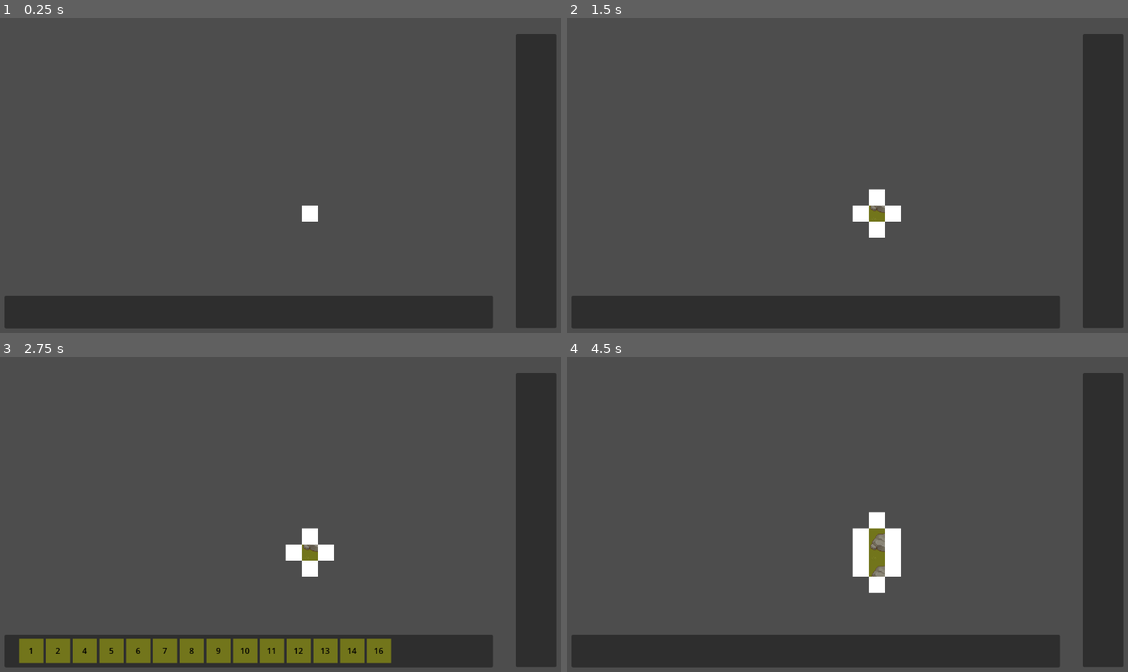
Above: before the commit, frames 1-4 (two rows, left to right).
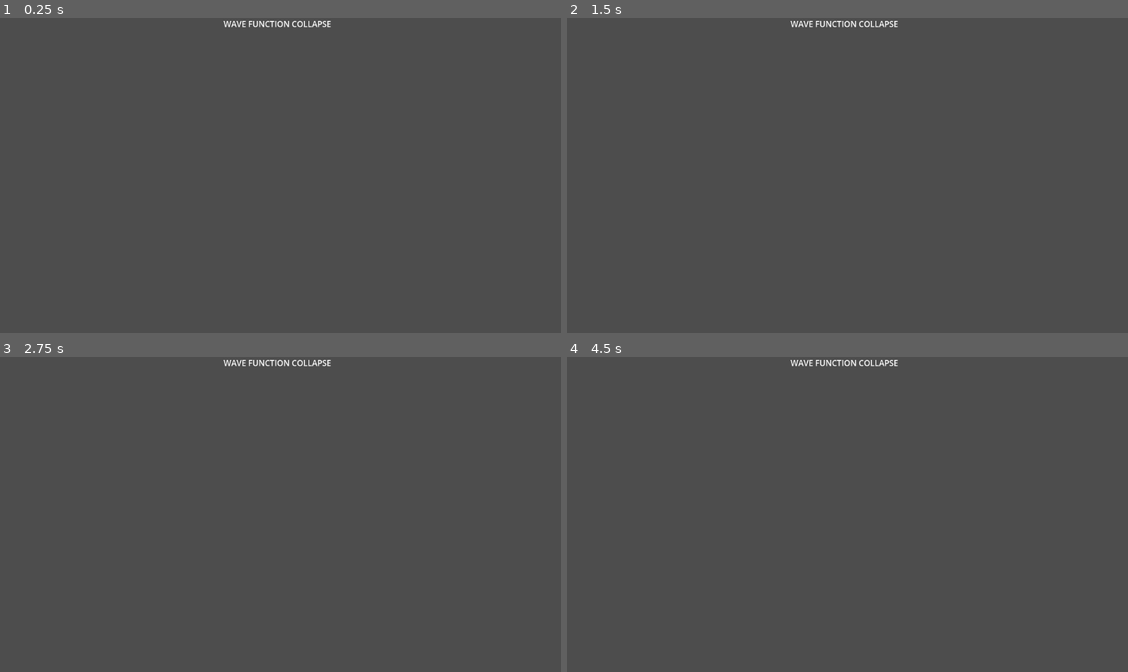
Above: after the commit, the same moments.

Repository: Sketh14/WaveFuncCollapse
Game: Godot game, scene res://Scenes/Main02.tscn
Two runs of this game, one before a commit and one after it. Both use one fixed random seed, a clock stepped at 60 frames per second and the inputs below. Before the commit the project starts from res://Scenes/Main01.tscn.
Inputs (mouse positions are in pixels of both pictures, inside the frame that each line leads up to):
- Up to frame 1 (0.25 s): no input
- Up to frame 2 (1.5 s): tap Enter at 0.5 s; move the mouse to (875, 213) at 0.52 s; press the mouse at (875, 213) at 0.53 s; release the mouse at (875, 213) at 1.25 s; click (589, 310) at 1.27 s
- Up to frame 3 (2.75 s): tap Space at 2 s; move the mouse to (308, 568) at 2.02 s; click (308, 568) at 2.1 s
- Up to frame 4 (4.5 s): click (600, 649) at 2.77 s; tap Enter at 3.5 s; move the mouse to (875, 536) at 3.52 s; press the mouse at (875, 536) at 3.53 s; release the mouse at (875, 536) at 4.25 s; click (600, 649) at 4.27 s

The runs differ from the first frame. In frame 1, 16% of the frame differs, in the area x 0-100%, y 0-99%; in frame 2, 17%; in frame 3, 17%; in frame 4, 18%.

Commit message:
UI_Alt 1
- Scene
	(-) Creating new UI only scene
- Scripts
	(-) Creating Helper
		[=] Helper will consist of all the necessary sub classes
		[=] Moving SuperTileCell | TransposedTileData here
	(-) Creating UniversalConstants
		[=] Moving SocketDirection here

Diff:
--- /dev/null
+++ b/Scenes/Main02.tscn
@@ -0,0 +1,20 @@
+[gd_scene format=3 uid="uid://c6ywmav81o028"]
+
+[node name="Main02" type="Control"]
+layout_mode = 3
+anchors_preset = 15
+anchor_right = 1.0
+anchor_bottom = 1.0
+grow_horizontal = 2
+grow_vertical = 2
+
+[node name="Title" type="Label" parent="."]
+layout_mode = 1
+anchors_preset = 5
+anchor_left = 0.5
+anchor_right = 0.5
+offset_left = -107.0
+offset_right = 107.0
+offset_bottom = 26.0
+grow_horizontal = 2
+text = "WAVE FUNCTION COLLAPSE"
--- /dev/null
+++ b/Scripts/Others/Helper.gd
@@ -0,0 +1,12 @@
+extends Node
+class_name Helper
+
+class SuperTileCell:
+	var collapsed: bool
+	var currentTileIndex: int
+	var tilesAvailable: Array[int]
+
+class TransposedTileData:
+	var tileCoOrdX: int
+	var tileCoOrdY: int
+	var socketDir: UniversalConstants.SocketDirection
--- /dev/null
+++ b/Scripts/UI_Alt/WaveFunctionCollapse2.gd
@@ -0,0 +1,12 @@
+extends Node
+class_name WaveFunctionCollapse2
+
+# Called when the node enters the scene tree for the first time.
+func _ready():
+	var superTileToUse = Helper.SuperTileCell.new()
+	pass # Replace with function body.
+
+
+# Called every frame. 'delta' is the elapsed time since the previous frame.
+func _process(delta):
+	pass
--- /dev/null
+++ b/Scripts/UniversalConstants.gd
@@ -0,0 +1,3 @@
+class_name UniversalConstants
+
+enum SocketDirection {POSITIVEX, NEGATIVEX, POSITIVEY, NEGATIVEY}
--- a/Scripts/WaveFunctionCollapse.gd
+++ b/Scripts/WaveFunctionCollapse.gd
@@ -1,16 +1,5 @@
 extends Node
-
-class SuperTileCell:
-	var collapsed: bool
-	var currentTileIndex: int
-	var tilesAvailable: Array[int]
-
-class TransposedTileData:
-	var tileCoOrdX: int
-	var tileCoOrdY: int
-	var socketDir: SocketDirection
-
-enum SocketDirection {POSITIVEX, NEGATIVEX, POSITIVEY, NEGATIVEY}
+class_name WaveFunctionCollapse
 
 @export var superTilePrefab: Node
 @export var tilePrefabsList: Array[Node2D]
@@ -23,7 +12,7 @@
 # We will access this map as a 1D array only with multiple rows and columns, each index depicting a tile
 # containing superposition tiles.
 # We will go (Dimension * Row + Column)
-var tileMap: Array[SuperTileCell]
+var tileMap: Array[Helper.SuperTileCell]
 
 #This will hold the adjacent list of the neighbous tile whose adjacency is to be checked
 # var tempAdjList : Array[SuperTileCell]
@@ -32,7 +21,7 @@
 var tilesCache: Array[Node]
 
 #Stack that will contain all the tiles that ar to be checked in adjacency
-var tilesToCheckStack: Array[TransposedTileData]
+var tilesToCheckStack: Array[Helper.TransposedTileData]
 
 var debugPrint = "DEBUG PRINT"
 
@@ -87,7 +76,7 @@
 func InitializeData():
 	var totalSize = gridDimension.x * gridDimension.y
 	for valX in totalSize:
-		var tileCell = SuperTileCell.new()
+		var tileCell = Helper.SuperTileCell.new()
 		tileMap.append(tileCell)
 		#Really don't want to do this here
 		for valY in tilePrefabsList.size():
@@ -205,37 +194,37 @@
 	var tempTileData
 
 	# """
-	tempTileData = TransposedTileData.new()
+	tempTileData = Helper.TransposedTileData.new()
 	tempTileData.tileCoOrdX = coOrdX + 1
 	tempTileData.tileCoOrdY = coOrdY
-	tempTileData.socketDir = SocketDirection.POSITIVEX
+	tempTileData.socketDir = UniversalConstants.SocketDirection.POSITIVEX
 	tilesToCheckStack.push_back(tempTileData)
 	CreateSuperTile(coOrdX + 1, coOrdY)
 	# """
 
 	# """
-	tempTileData = TransposedTileData.new()
+	tempTileData = Helper.TransposedTileData.new()
 	tempTileData.tileCoOrdX = coOrdX - 1
 	tempTileData.tileCoOrdY = coOrdY
-	tempTileData.socketDir = SocketDirection.NEGATIVEX
+	tempTileData.socketDir = UniversalConstants.SocketDirection.NEGATIVEX
 	tilesToCheckStack.push_back(tempTileData)
 	CreateSuperTile(coOrdX - 1, coOrdY)
 	# """
 
 	# """
-	tempTileData = TransposedTileData.new()
+	tempTileData = Helper.TransposedTileData.new()
 	tempTileData.tileCoOrdX = coOrdX
 	tempTileData.tileCoOrdY = coOrdY - 1 # To adjust with Godot's Co-Ordinate system
-	tempTileData.socketDir = SocketDirection.POSITIVEY
+	tempTileData.socketDir = UniversalConstants.SocketDirection.POSITIVEY
 	tilesToCheckStack.push_back(tempTileData)
 	CreateSuperTile(coOrdX, coOrdY - 1)
 	# """
 
 	# """
-	tempTileData = TransposedTileData.new()
+	tempTileData = Helper.TransposedTileData.new()
 	tempTileData.tileCoOrdX = coOrdX
 	tempTileData.tileCoOrdY = coOrdY + 1 # To adjust with Godot's Co-Ordinate system
-	tempTileData.socketDir = SocketDirection.NEGATIVEY
+	tempTileData.socketDir = UniversalConstants.SocketDirection.NEGATIVEY
 	tilesToCheckStack.push_back(tempTileData)
 	CreateSuperTile(coOrdX, coOrdY + 1)
 	# """
@@ -261,7 +250,7 @@
 				&& tempTileCoOrdY >= 0 && tempTileCoOrdY < gridDimension.y # Check if within bounds
 				&& !tileMap[(gridDimension.x * tempTileCoOrdX) + tempTileCoOrdY].collapsed): # Check if the tile is collapsed or not
 				CreateSuperTile(tempTileCoOrdX, tempTileCoOrdY)
-				tempTileData = TransposedTileData.new()
+				tempTileData = Helper.TransposedTileData.new()
 				tempTileData.tileCoOrdX = tempTileCoOrdX
 				tempTileData.tileCoOrdY = tempTileCoOrdY
 				# Wrong Below
@@ -286,7 +275,7 @@
 
 # Set the next tile according to the adjacency list of the current assigned tile and the direction w.r.t. current tile
 # We set a loop and remove the tile indexes in the tilesAvailable list untill all non-compatible tiles are removed
-func SetTileAdjacency(currTileIndex: int, tileToCheck: TransposedTileData) -> int:
+func SetTileAdjacency(currTileIndex: int, tileToCheck: Helper.TransposedTileData) -> int:
 
 	#Compare Socket | "Positive Socket" can only be compared to "Negative Socket" without rotation
 	#Search down of the tile
@@ -302,13 +291,13 @@
 		var currentTilePrefabIndex = tileMap[currTileIndex].currentTileIndex # We assume that the index will be set, as without index, this shouldnt be triggered
 		var adjList # Cache List to compare with
 		match tileToCheck.socketDir:
-			SocketDirection.POSITIVEX:
+			UniversalConstants.SocketDirection.POSITIVEX:
 				adjList = tilePrefabsList[currentTilePrefabIndex].socketContainer.adjPosX
-			SocketDirection.NEGATIVEX:
+			UniversalConstants.SocketDirection.NEGATIVEX:
 				adjList = tilePrefabsList[currentTilePrefabIndex].socketContainer.adjNegX
-			SocketDirection.POSITIVEY:
+			UniversalConstants.SocketDirection.POSITIVEY:
 				adjList = tilePrefabsList[currentTilePrefabIndex].socketContainer.adjPosY
-			SocketDirection.NEGATIVEY:
+			UniversalConstants.SocketDirection.NEGATIVEY:
 				adjList = tilePrefabsList[currentTilePrefabIndex].socketContainer.adjNegY
 		"""
 		print("Adjacency List : " + str(adjList) + " | currTileIndex : " + str(currTileIndex)
@@ -343,13 +332,13 @@
 			# Get the socket data for the tile which is to be compared
 			var tempCompSocketVal # cache value to compare with
 			match tileToCheck.socketDir:
-				SocketDirection.POSITIVEX:
+				UniversalConstants.SocketDirection.POSITIVEX:
 					tempCompSocketVal = tilesCache[tileVal].NegX
-				SocketDirection.NEGATIVEX:
+				UniversalConstants.SocketDirection.NEGATIVEX:
 					tempCompSocketVal = tilesCache[tileVal].PosX
-				SocketDirection.POSITIVEY:
+				UniversalConstants.SocketDirection.POSITIVEY:
 					tempCompSocketVal = tilesCache[tileVal].NegY
-				SocketDirection.NEGATIVEY:
+				UniversalConstants.SocketDirection.NEGATIVEY:
 					tempCompSocketVal = tilesCache[tileVal].PosY
 			foundTile = false
 
--- a/project.godot
+++ b/project.godot
@@ -11,7 +11,7 @@
 [application]
 
 config/name="Wave_Func_Collapse"
-run/main_scene="res://Scenes/Main01.tscn"
+run/main_scene="res://Scenes/Main02.tscn"
 config/features=PackedStringArray("4.1", "GL Compatibility")
 config/icon="res://Sprites/icon.svg"
 
Not shown, changed: Logs.txt
